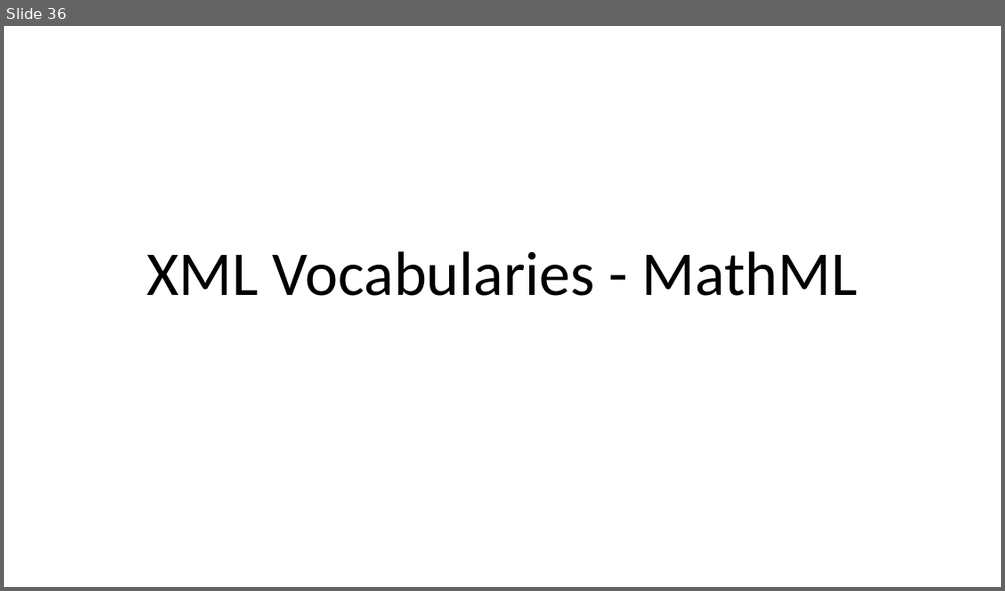
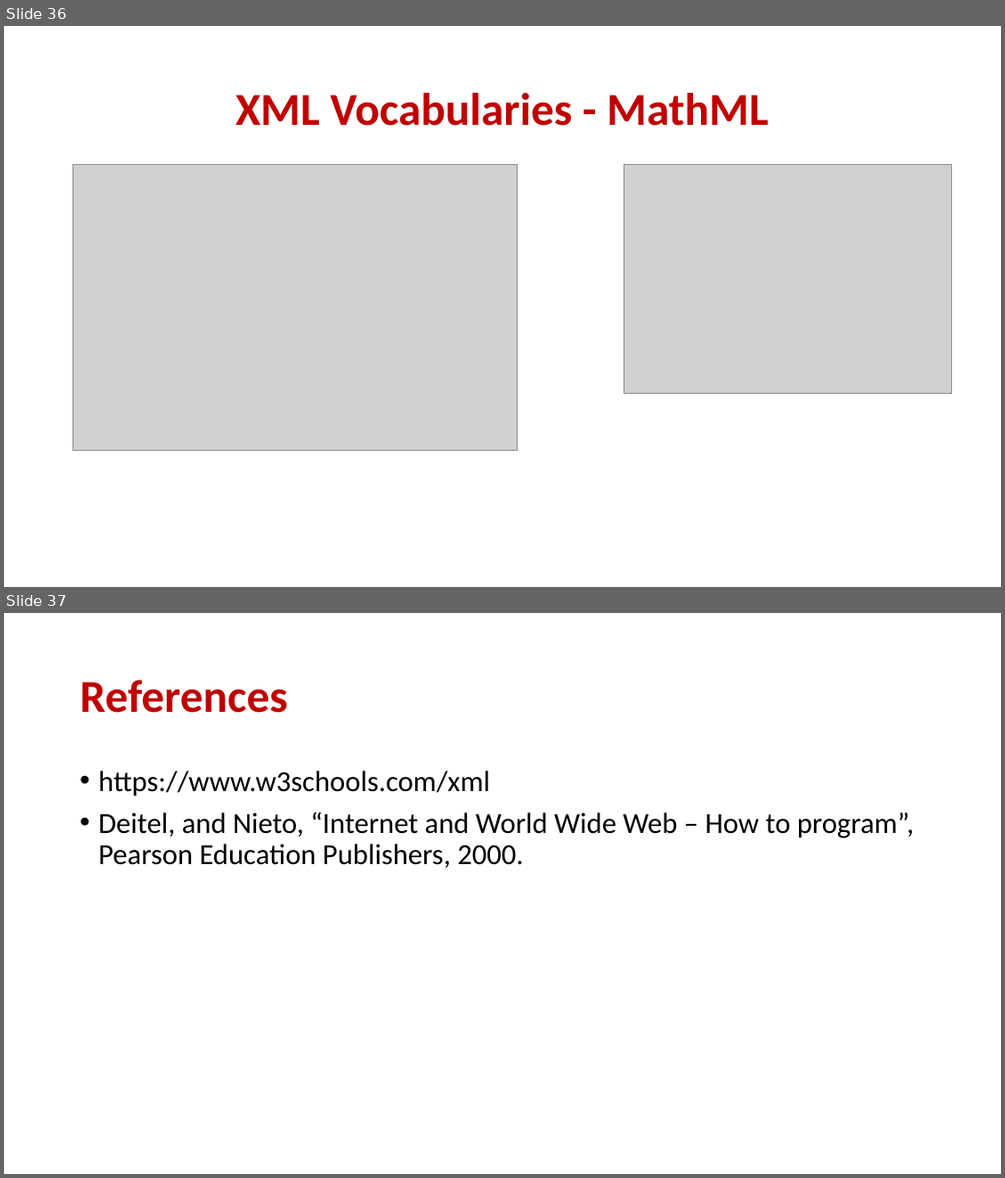
Before and after one commit to donkhan/msc, a slide deck: WebTechnology/XML/Lect_2_XML_Schema.ppt. Shown one above the other, each under a label of ours: slide 36 before the commit, slides 36 and 37 after it. The pictures are 1005x591 and 1005x1178 pixels, drawn with LibreOffice and Linux fonts; fonts in the diff are those of the drawing; grey boxes stand for pictures. Boxes give left, top, right and bottom in pixels: in the first picture for what was removed or moved away, otherwise in the second. Text is boxed around its words. In the diff, an @@ line names an element or a change of style, - is before the commit and + after.

```diff
--- a/WebTechnology/XML/Lect_2_XML_Schema.ppt
+++ b/WebTechnology/XML/Lect_2_XML_Schema.ppt
@@ slide 37 added at (4,613,1001,1174), background #FFFFFF @@
@@ title added at (80,680,287,713), 44 pt, text #C00000, bold @@
+References
@@ text added at (98,771,914,868), 28 pt, text #000000 @@
+• https://www.w3schools.com/xml
+• Deitel, and Nieto, “Internet and World Wide Web – How to program”, Pearson Education Publishers, 2000.
@@ slide 36 changed as well @@
@@ title "XML Vocabularies - MathML": place and size @@
-title "XML Vocabularies - MathML" at (147,251,858,296)
+title "XML Vocabularies - MathML" at (235,93,768,126)
@@ title "XML Vocabularies - MathML" at (235,93,768,126): size 60 to 44 pt, text colour #000000 to #C00000, bold on; vertical alignment bottom to middle @@
@@ picture added at (73,164,517,451) @@
@@ picture added at (623,164,952,394) @@
```
Also in this commit, not shown: 17 other slides changed, 18 other slides added, 19 slides removed.
